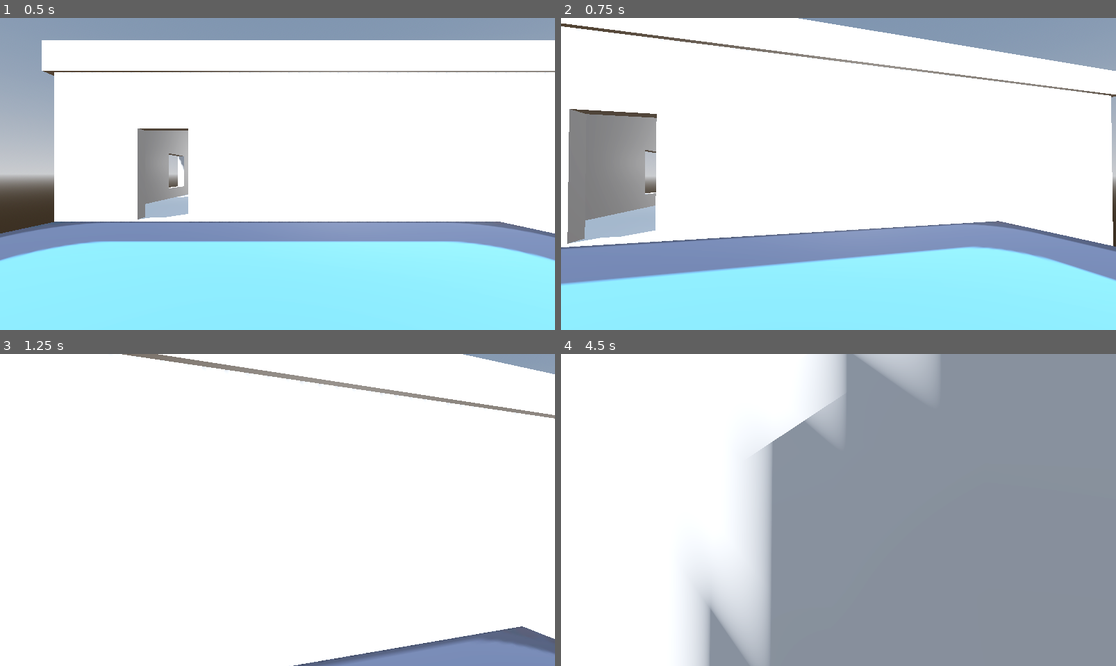
Above: before the commit, frames 1-4 (two rows, left to right).
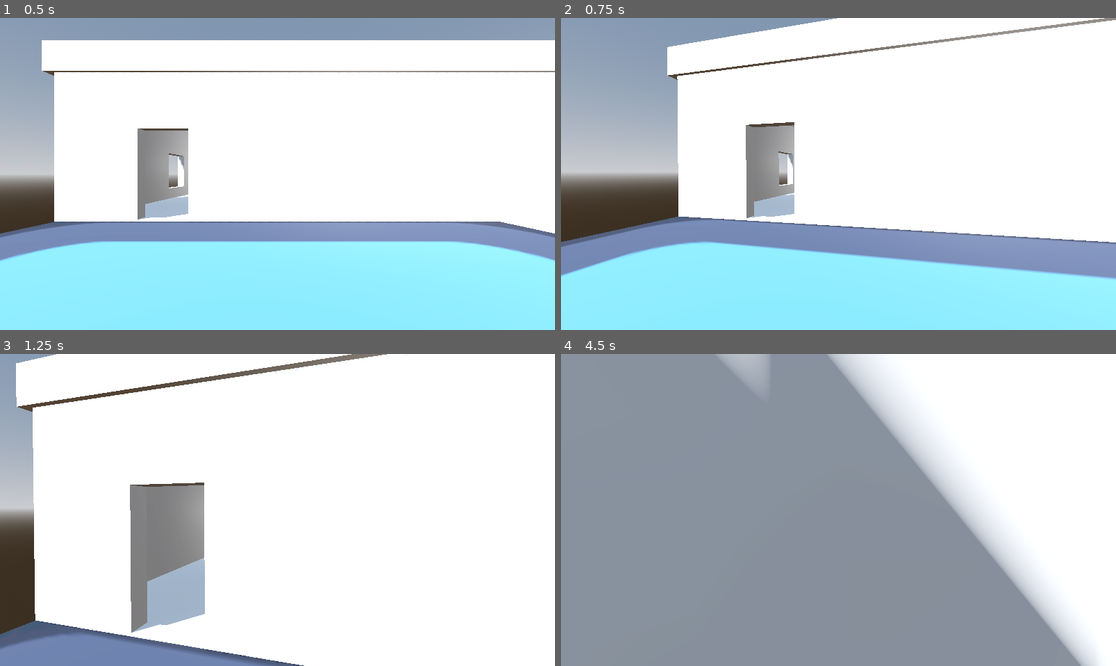
Above: after the commit, the same moments.

Repository: christiannoll/FirstPersonGame
Game: Godot game, scene res://levels/level.tscn
Same seed, same stepped clock (60 frames per second), same inputs: the game is played once before the commit and once after it. The engine's default icon, where the game draws it, is replaced by a stand-in: a white triangle on a blue panel in a dark square.
Inputs (mouse positions are in pixels of both pictures, inside the frame that each line leads up to):
- Up to frame 1 (0.5 s): no input
- Up to frame 2 (0.75 s): tap Enter at 0.5 s; move the mouse to (866, 174) at 0.52 s; hold W (forward) from 0.53 s (still down)
- Up to frame 3 (1.25 s): keep holding W (forward); tap Space (jump) at 0.77 s
- Up to frame 4 (4.5 s): keep holding W (forward); move the mouse to (810, 510) at 1.27 s; tap Space (jump) at 1.52, 2.75, 3.02, 3.77 s; move the mouse to (849, 503) at 2.02 s; move the mouse to (832, 516) at 2.77 s; move the mouse to (877, 513) at 3.52 s; move the mouse to (794, 506) at 4.27 s

Frame 1 is identical in both runs. In frame 2, 32% of the frame differs, in the area x 0-100%, y 0-86%; in frame 3, 21%; in frame 4, 69%, in the area x 0-100%, y 0-100%.

Commit message:
Inverted player rotation

Diff:
--- a/player/fp_cam.gd
+++ b/player/fp_cam.gd
@@ -7,6 +7,6 @@
 
 func _input(event: InputEvent) -> void:
 	if event is InputEventMouseMotion:
-		get_parent().rotate_y(deg_to_rad(-event.relative.x * sensitivity))
-		rotate_x(deg_to_rad(-event.relative.y * sensitivity))
+		get_parent().rotate_y(deg_to_rad(event.relative.x * sensitivity))
+		rotate_x(deg_to_rad(event.relative.y * sensitivity))
 		rotation.x = clamp(rotation.x, deg_to_rad(-90), deg_to_rad(90))
